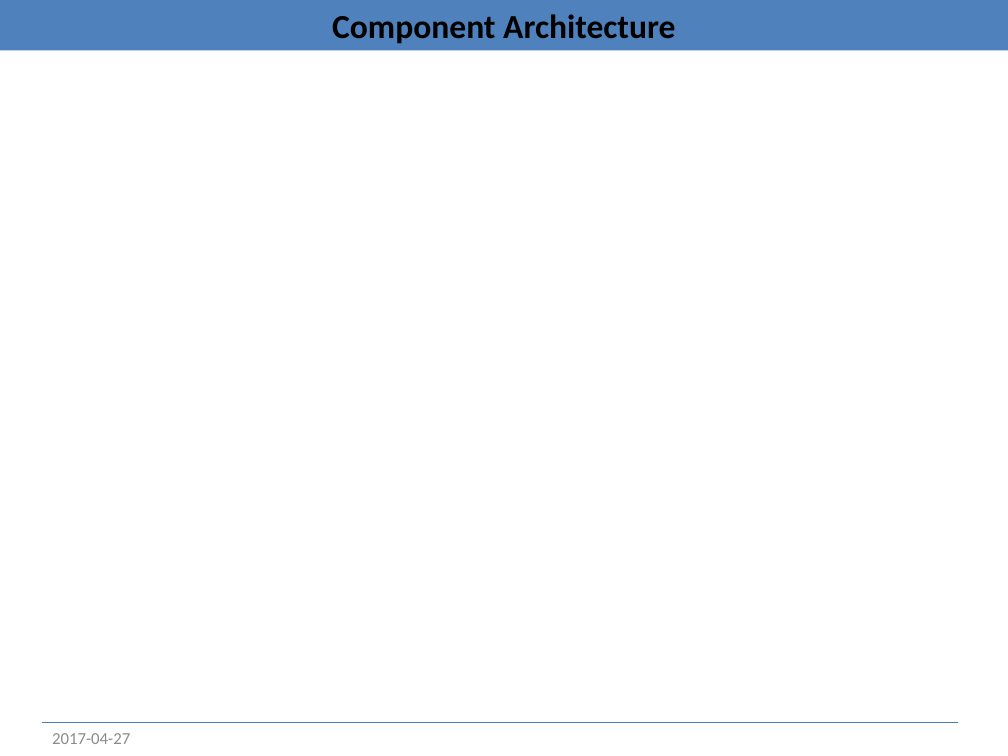
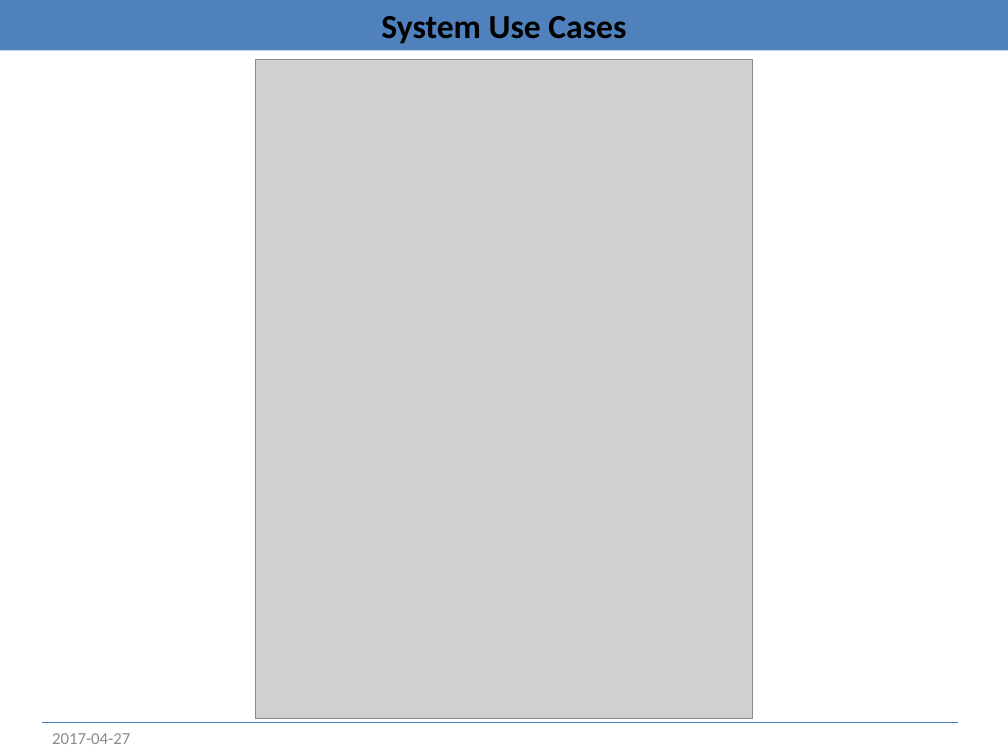
Before and after one commit to JohanneBordeleau/SpaceApp2017, a slide deck: slide 5 of res/SpaceApps.pptx (slide 6 before the commit). Drawn at 1008x756 pixels with LibreOffice and Linux fonts; fonts in the diff are those of the drawing; grey boxes stand for pictures. Boxes give left, top, right and bottom in pixels: in the first picture for what was removed or moved away, otherwise in the second. Text is boxed around its words. In the diff, an @@ line names an element or a change of style, - is before the commit and + after.

```diff
--- a/res/SpaceApps.pptx
+++ b/res/SpaceApps.pptx
@@ title at (381,16,626,44): text changed @@
-Component Architecture
+System Use Cases
@@ picture added at (255,59,752,719) @@
```
Also in this commit, not shown: 5 other slides changed, 2 slides added, 1 slide removed.
